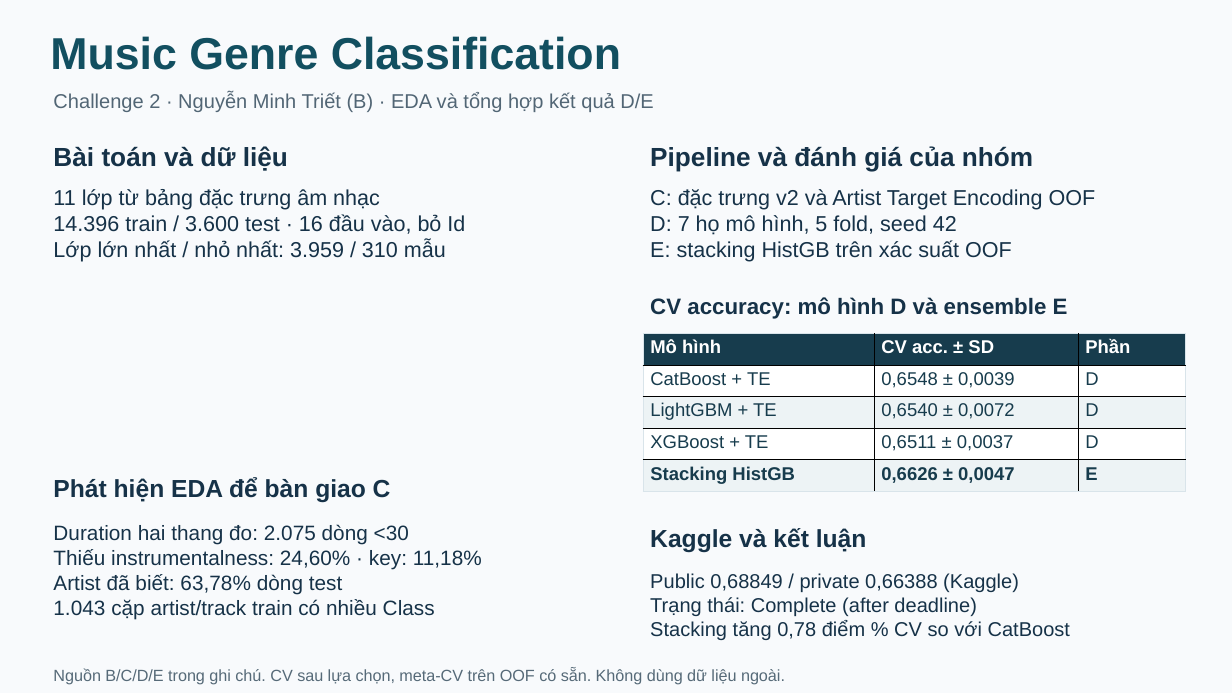
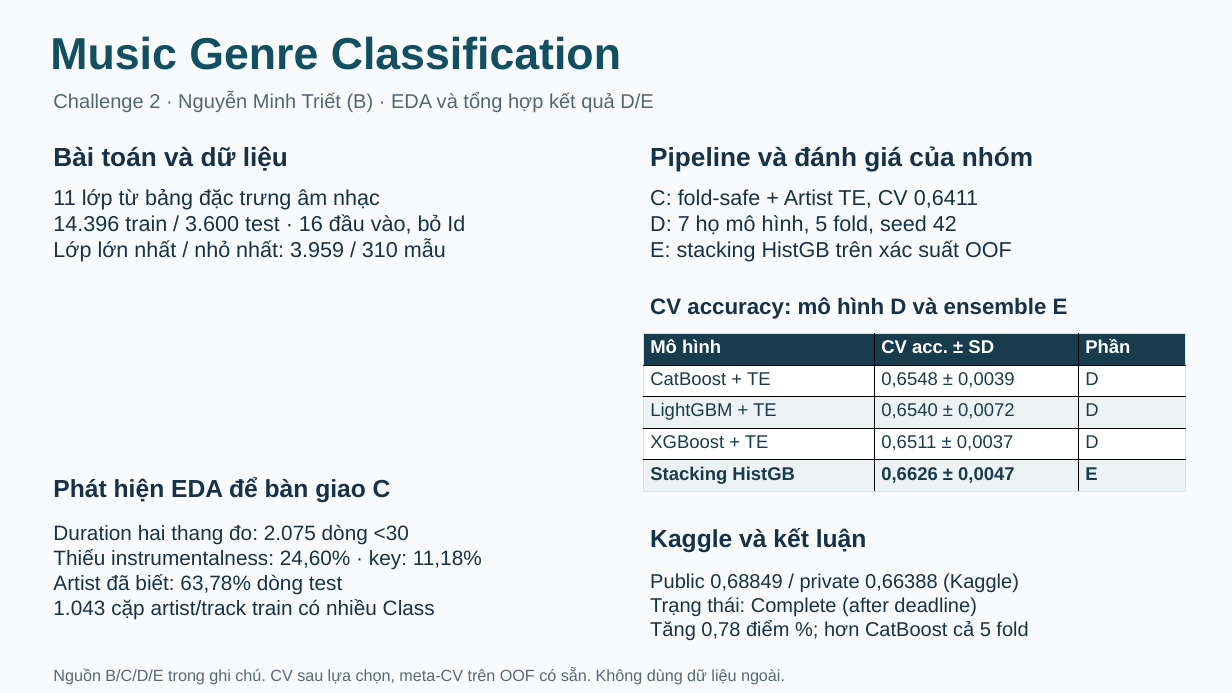
Before and after one commit to DangHau19/MLGroup, a slide deck: slide 1 of Music Genre Classification/slide/slide_B.pptx. Drawn at 1232x693 pixels with LibreOffice and Linux fonts; fonts in the diff are those of the drawing. Boxes give left, top, right and bottom in pixels: in the first picture for what was removed or moved away, otherwise in the second. Text is boxed around its words. In the diff, an @@ line names an element or a change of style, - is before the commit and + after.

Commit message:
docs(B): cap nhat slide theo ket qua moi

```diff
--- a/Music Genre Classification/slide/slide_B.pptx
+++ b/Music Genre Classification/slide/slide_B.pptx
@@ text at bbox=[650, 189, 978, 208]: text changed @@
-C: đặc trưng v2 và Artist Target Encoding OOF
+C: fold-safe + Artist TE, CV 0,6411
@@ text at bbox=[650, 620, 1028, 640]: text changed @@
-Stacking tăng 0,78 điểm % CV so với CatBoost
+Tăng 0,78 điểm %; hơn CatBoost cả 5 fold
```
